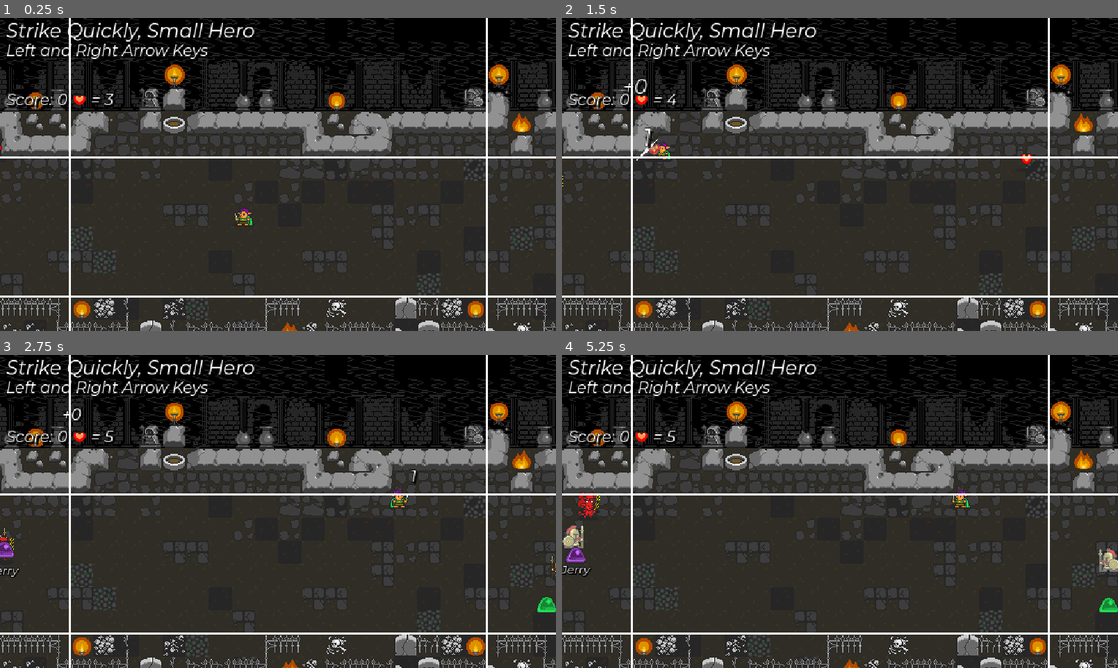
Above: before the commit, frames 1-4 (two rows, left to right).
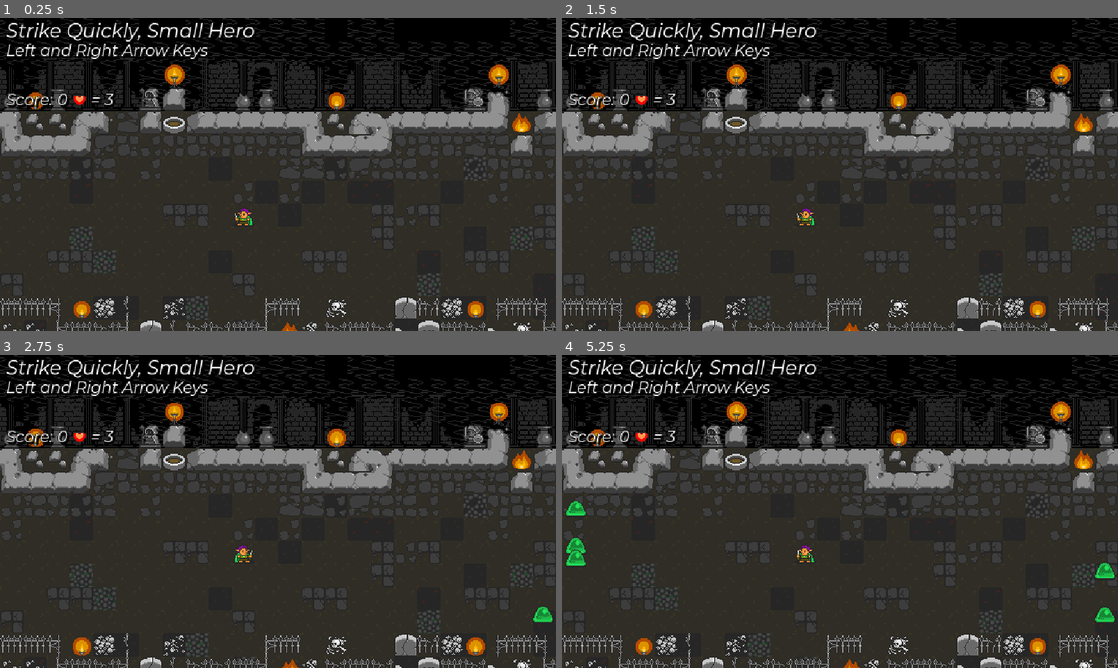
Above: after the commit, the same moments.

Repository: nuzcraft/beat-m-up
Game: Godot game, scene res://scenes/world/world.tscn
Same seed, same stepped clock (60 frames per second), same inputs: the game is played once before the commit and once after it.
Inputs:
- Up to frame 1 (0.25 s): no input
- Up to frame 2 (1.5 s): tap Enter at 0.5 s; hold Right (ui_right) 0.53-1.28 s; hold Left (ui_left) from 1.28 s (still down)
- Up to frame 3 (2.75 s): release Left (ui_left) at 2.03 s; hold Right (ui_right) from 2.03 s (still down)
- Up to frame 4 (5.25 s): release Right (ui_right) at 3.53 s; hold Left (ui_left) from 3.53 s (still down)

The runs differ from the first frame. In frame 1, 2.1% of the frame differs, in the area x 0-100%, y 0-100%; in frame 2, 2.5%; in frame 3, 2.7%; in frame 4, 3.5%.

Commit message:
added some spawning logic

Diff:
--- a/scenes/enemy_spawner/enemy_spawner.gd
+++ b/scenes/enemy_spawner/enemy_spawner.gd
@@ -8,27 +8,103 @@
 var imp_scene = preload("res://scenes/actor/enemy/imp/imp.tscn")
 var health_scene = preload("res://scenes/actor/enemy/health/health.tscn")
 
+@onready var spawnTimer: Timer = $SpawnTimer
+
 var num_spawned = 0
 var max_num_alive = 6
 var num_alive = 0
 
 @export var hero: Hero
-var spawned = false
+var first_spawn = false
+var jerry_spawn = false
+var first_knight_spawn = false
+var first_imp_spawn = false
+
+var rng = RandomNumberGenerator.new()
+
+var spawn_dict = {
+	"slime": 1.0
+	, "knight": 0.0
+	, "imp": 0.0
+	, "health": 0.0
+}
 
 # Called when the node enters the scene tree for the first time.
 func _ready():
-	pass
+	rng.randomize()
 
 # Called every frame. 'delta' is the elapsed time since the previous frame.
 func _process(delta):
-	if not spawned:
+	if not first_spawn:
+		pick_new_monster()
+		pick_new_monster()
+		pick_new_monster()
+		pick_new_monster()
+		first_spawn = true
+
+	if num_spawned == 10:
+		max_num_alive = 12
+
+	if num_spawned >= 12 and not jerry_spawn:
+		spawn_new_monster("jerry")
+		jerry_spawn = true
+
+	if num_spawned >= 18 and not first_knight_spawn:
+		spawn_dict = {
+			"slime": 0.8
+			, "knight": 0.95
+			, "imp": 0.0
+			, "health": 1.0
+		}
+		spawn_new_monster("knight")
+		spawn_new_monster("health")
+		first_knight_spawn = true
+
+	if num_spawned >= 26 and not first_imp_spawn:
+		spawn_dict = {
+			"slime": 0.7
+			, "knight": 0.85
+			, "imp": 0.95
+			, "health": 1.0
+		}
+		spawn_new_monster("imp")
+		spawn_new_monster("health")
+		first_imp_spawn = true
+
+	if num_spawned >= 50:
+		spawn_dict = {
+			"slime": 0.5
+			, "knight": 0.75
+			, "imp": 0.95
+			, "health": 1.0
+		}
+		spawn_new_monster("knight")
+		spawn_new_monster("health")
+
+func pick_new_monster():
+	var num: float = rng.randf()
+	var chosen: float = 1.0
+	var enemy_string: String = "slime"
+	for enemy in spawn_dict.keys():
+		var new_num: float = spawn_dict[enemy]
+		if new_num >= num and new_num <= chosen:
+			chosen = new_num
+			enemy_string = enemy
+	spawn_new_monster(enemy_string)
+
+func spawn_new_monster(string):
+	if string == "slime":
 		spawn.emit(slime_scene)
+	elif string == "jerry":
 		spawn.emit(jerry_scene)
+	elif string == "knight":
 		spawn.emit(shield_knight_scene)
-		spawn.emit(shield_knight_scene)
+	elif string == "imp":
 		spawn.emit(imp_scene)
-		spawn.emit(imp_scene)
+	elif string == "health":
 		spawn.emit(health_scene)
-		spawn.emit(health_scene)
-		spawned = true
-	print(num_alive)
+
+func _on_spawn_timer_timeout():
+	if num_alive < max_num_alive:
+		pick_new_monster()
+	spawnTimer.start()
--- a/scenes/enemy_spawner/enemy_spawner.tscn
+++ b/scenes/enemy_spawner/enemy_spawner.tscn
@@ -4,3 +4,8 @@
 
 [node name="EnemySpawner" type="Node"]
 script = ExtResource("1_4ktst")
+
+[node name="SpawnTimer" type="Timer" parent="."]
+autostart = true
+
+[connection signal="timeout" from="SpawnTimer" to="." method="_on_spawn_timer_timeout"]
--- a/scenes/world/world.gd
+++ b/scenes/world/world.gd
@@ -154,3 +154,4 @@
 	if enemy is Health:
 		enemy.set_target(hero)
 	spawner.num_alive += 1
+	spawner.num_spawned += 1
--- a/scenes/world/world.tscn
+++ b/scenes/world/world.tscn
@@ -4259,6 +4259,7 @@
 vertical_alignment = 1
 
 [node name="BoundingBox" type="Node2D" parent="HUD"]
+visible = false
 
 [node name="Line2D" type="Line2D" parent="HUD/BoundingBox"]
 points = PackedVector2Array(72, 0, 72, 324)
Not shown: 1 places in scenes/actor/actor.tscn that only renumber resources
Not shown: 1 places in scenes/actor/enemy/imp/imp.tscn that only renumber resources
Not shown: 1 places in scenes/actor/enemy/shield_knight/shield_knight.tscn that only renumber resources
Not shown: 1 places in scenes/world/world.tscn that only renumber resources
